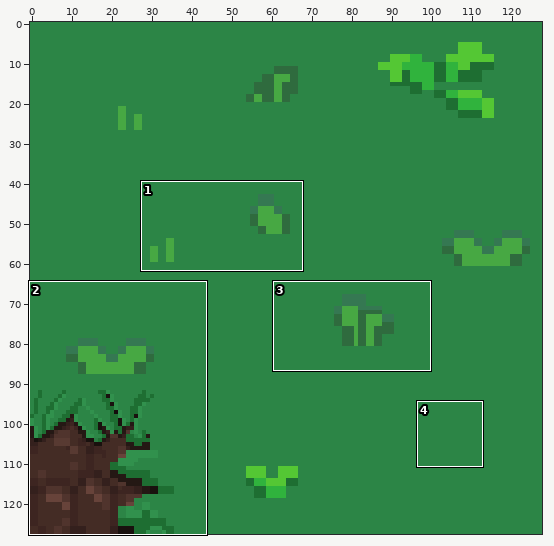
Edited in one commit: sprite sheet (sprites/terrain/grass_wall_top_right_full.png). Above, an overview of the earlier version with the close-up marked.
Close-up. Old version:
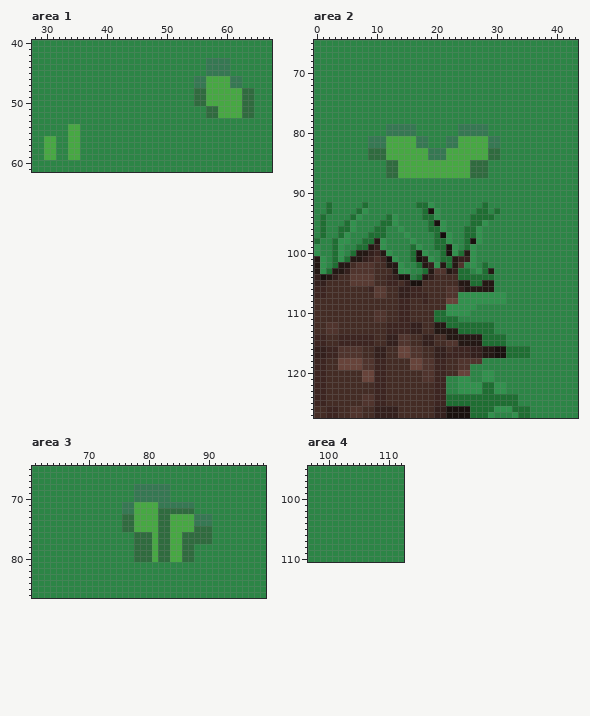
The file is 128x128 pixels. Colours within 5 levels of each other are drawn and written as one. Shown: area 1: x 28..67, y 40..61; area 2: x 0..43, y 65..127; area 3: x 61..99, y 65..86; area 4: x 97..112, y 95..110. The commit also changed other parts of the picture, which this record leaves out.
New version:
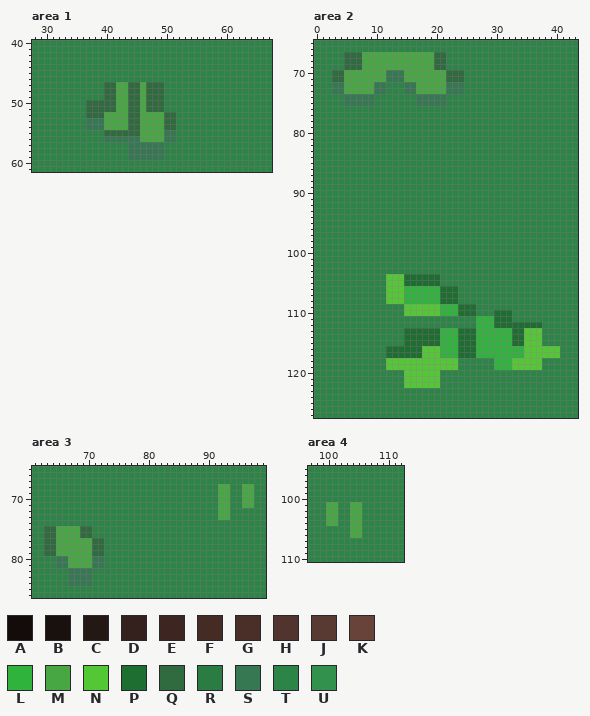
Palette (. is transparent): A #130c0b  B #19110e  C #241814  D #34201d  E #3d2521  F #442c25  G #4a2e28  H #50342d  J #583a32  K #67433a  L #30b33d  M #47a843  N #54c734  P #1e6e32  Q #2f6b3e  R #2a7c42  S #357852  T #2c8546  U #31914d
Change:
Area 1:
y 43..45: x 57..60 SSSS -> TTTT
y 46: x 55..62 SSMMMMSS -> TTTTTTTT
y 47: x 40..49 TTTTTTTTTT -> QQMMQQMQQQ; x 55..62 SSMMMMSS -> TTTTTTTT
y 48..49: x 40..49 TTTTTTTTTT -> QQMMQQMQQQ; x 55..64 QQMMMMMMQQ -> TTTTTTTTTT
y 50: x 37..49 TTTTTTTTTTTTT -> QQQQQMMQQMQQQ; x 55..64 QQMMMMMMQQ -> TTTTTTTTTT
y 51: x 37..49 TTTTTTTTTTTTT -> QQQQQMMQQMQQQ; x 57..64 QQMMMMQQ -> TTTTTTTT
y 52: x 37..51 TTTTTTTTTTTTTTT -> QQQMMMMQQMMMMQQ; x 57..64 QQMMMMQQ -> TTTTTTTT
y 53: x 37..51 TTTTTTTTTTTTTTT -> SSSMMMMQQMMMMQQ
y 54: x 34..35 MM -> TT; x 37..51 TTTTTTTTTTTTTTT -> SSSMMMMQQMMMMQQ
y 55: x 34..35 MM -> TT; x 40..51 TTTTTTTTTTTT -> QQQQQQMMMMSS
y 56: x 30..31 MM -> TT; x 34..35 MM -> TT; x 40..51 TTTTTTTTTTTT -> SSSSSSMMMMSS
y 57..59: x 30..31 MM -> TT; x 34..35 MM -> TT; x 44..49 TTTTTT -> SSSSSS
Area 2:
y 67..69: x 5..21 TTTTTTTTTTTTTTTTT -> QQQMMMMMMMMMMMMQQ
y 70..71: x 3..24 TTTTTTTTTTTTTTTTTTTTTT -> QQMMMMMMMSSSMMMMMMMQQQ
y 72..73: x 3..11 TTTTTTTTT -> SSMMMMMSS; x 15..24 TTTTTTTTTT -> SSMMMMMSSS
y 74..75: x 5..9 TTTTT -> SSSSS; x 17..21 TTTTT -> SSSSS
y 79..80: x 12..16 SSSSS -> TTTTT; x 24..28 SSSSS -> TTTTT
y 81..82: x 9..18 SSSMMMMMSS -> TTTTTTTTTT; x 22..30 SSMMMMMSS -> TTTTTTTTT
y 83..84: x 9..30 QQQMMMMMMMSSSMMMMMMMQQ -> TTTTTTTTTTTTTTTTTTTTTT
y 85..87: x 12..28 QQMMMMMMMMMMMMQQQ -> TTTTTTTTTTTTTTTTT
y 92: x 2 P -> T; x 8 P -> T; x 17..19 PPU -> TTT; x 28 P -> T
y 93: x 2 P -> T; x 7..8 PU -> TT; x 18..20 PBU -> TTT; x 27..28 PP -> TT; x 30 P -> T
y 94: x 1 P -> T; x 6..7 PU -> TT; x 12..13 PU -> TT; x 18..20 PPU -> TTT; x 26..29 PPPP -> TTTT
y 95: x 1 P -> T; x 5..6 PU -> TT; x 11..13 PPU -> TTT; x 19..21 PBU -> TTT; x 26..28 PPU -> TTT
y 96: x 1 P -> T; x 4..6 PPU -> TTT; x 10..11 PP -> TT; x 14 U -> T; x 19..21 PPU -> TTT; x 25..27 PPU -> TTT
y 97: x 1 P -> T; x 4..5 PU -> TT; x 9..11 PPP -> TTT; x 15 U -> T; x 20..22 PAU -> TTT; x 25..27 PPU -> TTT
y 98: x 0 P -> T; x 3..5 PUU -> TTT; x 8..11 PPCU -> TTTT; x 16 U -> T; x 20..22 PPU -> TTT; x 25..27 PBU -> TTT
y 99: x 0 U -> T; x 3..4 PU -> TT; x 7..11 PPCDU -> TTTTT; x 16..17 PU -> TT; x 20..23 PPBU -> TTTT; x 25..26 PU -> TT
y 100: x 0 U -> T; x 3..4 PU -> TT; x 6..12 PCCDECU -> TTTTTTT; x 16..18 PBU -> TTT; x 21..26 PBUPCU -> TTTTTT
y 101: x 0..1 CU -> TT; x 3..13 PUPCCDEGEBU -> TTTTTTTTTTT; x 16..19 PBCU -> TTTT; x 21..26 PPCDDU -> TTTTTT
y 102: x 0..1 CU -> TT; x 3..14 PCCFHHHFFCCU -> TTTTTTTTTTTT; x 17..24 PCDUCPCH -> TTTTTTTT; x 26 U -> T; x 28 P -> T
y 103: x 0..15 CUPCCDHHHHFFFCUU -> TTTTTTTTTTTTTTTT; x 18..25 PCHHCDPP -> TTTTTTTT; x 27..29 UPC -> TTT
y 104: x 0..16 DBCDFFJJJJFFEDBBR -> TTTTTTTTTTTTNNNPP; x 18..29 CDFFFFPPPPPP -> PPPTTTTTTTTT
y 105: x 0..29 DDFFFFJJJJFFEEFDBBFFFFFFCCPPCC -> TTTTTTTTTTTTNNNPPPPPPTTTTTTTTT
y 106: x 0..29 EEFFFFFFFEJJFFDDEEFFFFHHDCCCCC -> TTTTTTTTTTTTNNNLLLLLLPPPTTTTTT
y 107: x 0..31 EEFFFFFFFFJJFFDDEEEFFFHHUUUUUUUU -> TTTTTTTTTTTTNNNLLLLLLPPPTTTTTTTT
y 108: x 0..31 FFFFFFFFFFFFFFEEFFEFFFKKUUUUUUUU -> TTTTTTTTTTTTNNNLLLLLLPPPTTTTTTTT
y 109: x 0..26 FFFFFFFFFFFFFFEEFFFFFFUUUUU -> TTTTTTTTTTTTTTTNNNNNNLLLPPP
y 110: x 0..26 FFFFFFFFFFHHFFEEFFFFPPUUUUT -> TTTTTTTTTTTTTTTNNNNNNLLLPPP; x 30..32 TTT -> PPP
y 111: x 0..23 FFFFFFFFFFHHFFEEFFFFPPPP -> TTTTTTTTTTTTTTTTTTTTTTTT; x 27..32 TTTTTT -> LLLPPP
y 112: x 0..37 FFHHFFFFFFFFEEEEDDFFCCPPPPPPPPTTTTTTTT -> TTTTTTTTTTTTTTTTTTTTTTTTTTTLLLPPPPPPPP
y 113: x 0..23 FFHHFFFFFFFFEEEEDDFFCCCC -> TTTTTTTTTTTTTTTPPPPPPLLL; x 27..37 PPPTTTTTTTT -> LLLLLLPPNNN
y 114: x 0..37 EEFFEEEEEEFFDDHHFFDDFFCCCCCCPPPPTTTTTT -> TTTTTTTTTTTTTTTPPPPPPLLLPPPLLLLLLPPNNN
y 115: x 0..37 EEFFEEEEEEFFDDHHFFDDFFHHCCCCPPPPTTTTTT -> TTTTTTTTTTTTTTTPPPPPPLLLPPPLLLLLLPPNNN
y 116: x 0..40 DDEEHHHHFFDDFFKKHHFFDDFEEEDDCCBBPPPPTTTTT -> TTTTTTTTTTTTPPPPPPNNNLLLPPPLLLLLLLLNNNNNN
y 117: x 0..40 DDEEHHHHFFDDFFKKHHFFDDEEEEDDCCBBPPPPTTTTT -> TTTTTTTTTTTTPPPPPPNNNLLLPPPLLLLLLLLNNNNNN
y 118: x 0..27 EEFFKKKKHHEEFFFFKKHHEEFFHHHH -> TTTTTTTTTTTTNNNNNNNNNNNNTTTT; x 30..37 TTTTTTTT -> LLLNNNNN
y 119: x 0..25 EEFFKKKKHHEEFFFFKKHHEEFFHH -> TTTTTTTTTTTTNNNNNNNNNNNNTT; x 30..37 TTTTTTTT -> LLLNNNNN
y 120: x 0..25 EEFFFFFFKKEEFFFFFFHHEEFFKK -> TTTTTTTTTTTTTTTNNNNNNTTTTT; x 28..29 UU -> TT
y 121: x 0..21 EEFFFFFFKKEEFFFFFFHHEE -> TTTTTTTTTTTTTTTNNNNNNT; x 24..25 UU -> TT; x 28..29 UU -> TT
y 122: x 0..21 EEFFFFFFFFEEFFFFFFFFEE -> TTTTTTTTTTTTTTTNNNNNNT; x 24..31 UUUUPPUU -> TTTTTTTT
y 123: x 0..21 EEFFFFFFFFEEFFFFFFFFEE -> TTTTTTTTTTTTTTTTTTTTTT; x 24..31 UUUUPPUU -> TTTTTTTT
y 124..125: x 0..33 EEFFFFFFHHEEFFFFFFFFEEPPPPPPPPPPPP -> TTTTTTTTTTTTTTTTTTTTTTTTTTTTTTTTTT
y 126: x 0..35 FFEEFFHHFFDDDDFFFFFFDDBBBBPPPPUUUPPP -> TTTTTTTTTTTTTTTTTTTTTTTTTTTTTTTTTTTT
y 127: x 0..29 FFEEFFHHFFDDDDFFFFFFDDBBBBPPPU -> TTTTTTTTTTTTTTTTTTTTTTTTTTTTTT; x 33..35 UPP -> TTT
Area 3:
y 68..70: x 78..83 SSSSSS -> TTTTTT; x 92..93 TT -> MM; x 96..97 TT -> MM
y 71: x 76..87 SSMMMMSSSSSS -> TTTTTTTTTTTT; x 92..93 TT -> MM; x 96..97 TT -> MM
y 72: x 76..87 SSMMMMQQQQQQ -> TTTTTTTTTTTT; x 92..93 TT -> MM
y 73: x 76..90 QQMMMMQQMMMMSSS -> TTTTTTTTTTTTTTT; x 92..93 TT -> MM
y 74: x 76..90 QQMMMMQQMMMMSSS -> TTTTTTTTTTTTTTT
y 75: x 63..70 TTTTTTTT -> QQMMMMQQ; x 76..90 QQMMMMQQMMMMQQQ -> TTTTTTTTTTTTTTT
y 76: x 63..70 TTTTTTTT -> QQMMMMQQ; x 78..90 QQQMQQMMQQQQQ -> TTTTTTTTTTTTT
y 77: x 63..72 TTTTTTTTTT -> QQMMMMMMQQ; x 78..90 QQQMQQMMQQQQQ -> TTTTTTTTTTTTT
y 78..79: x 63..72 TTTTTTTTTT -> QQMMMMMMQQ; x 78..87 QQQMQQMMQQ -> TTTTTTTTTT
y 80: x 65..72 TTTTTTTT -> SSMMMMSS; x 78..87 QQQMQQMMQQ -> TTTTTTTTTT
y 81: x 65..72 TTTTTTTT -> SSMMMMSS
y 82..84: x 67..70 TTTT -> SSSS
Area 4:
y 101..104: x 100..101 TT -> MM; x 104..105 TT -> MM
y 105..106: x 104..105 TT -> MM
Changed places in both close-ups, as pixel boxes (x1, y1, x2, y2):
changed: (194, 58, 254, 118)
changed: (44, 82, 176, 160)
changed: (332, 52, 500, 178)
changed: (314, 202, 560, 418)
changed: (122, 484, 254, 562)
changed: (44, 526, 104, 586)
changed: (326, 502, 362, 538)
